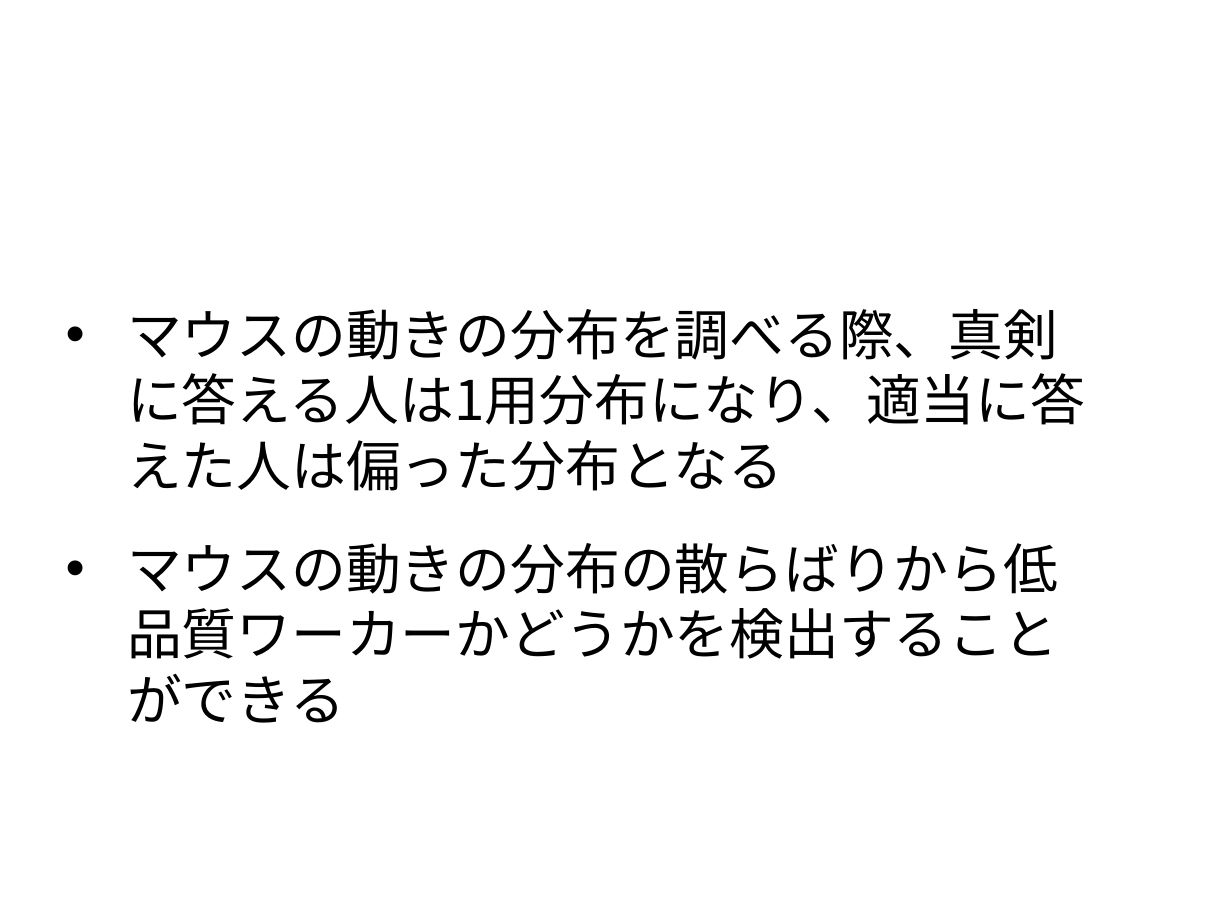
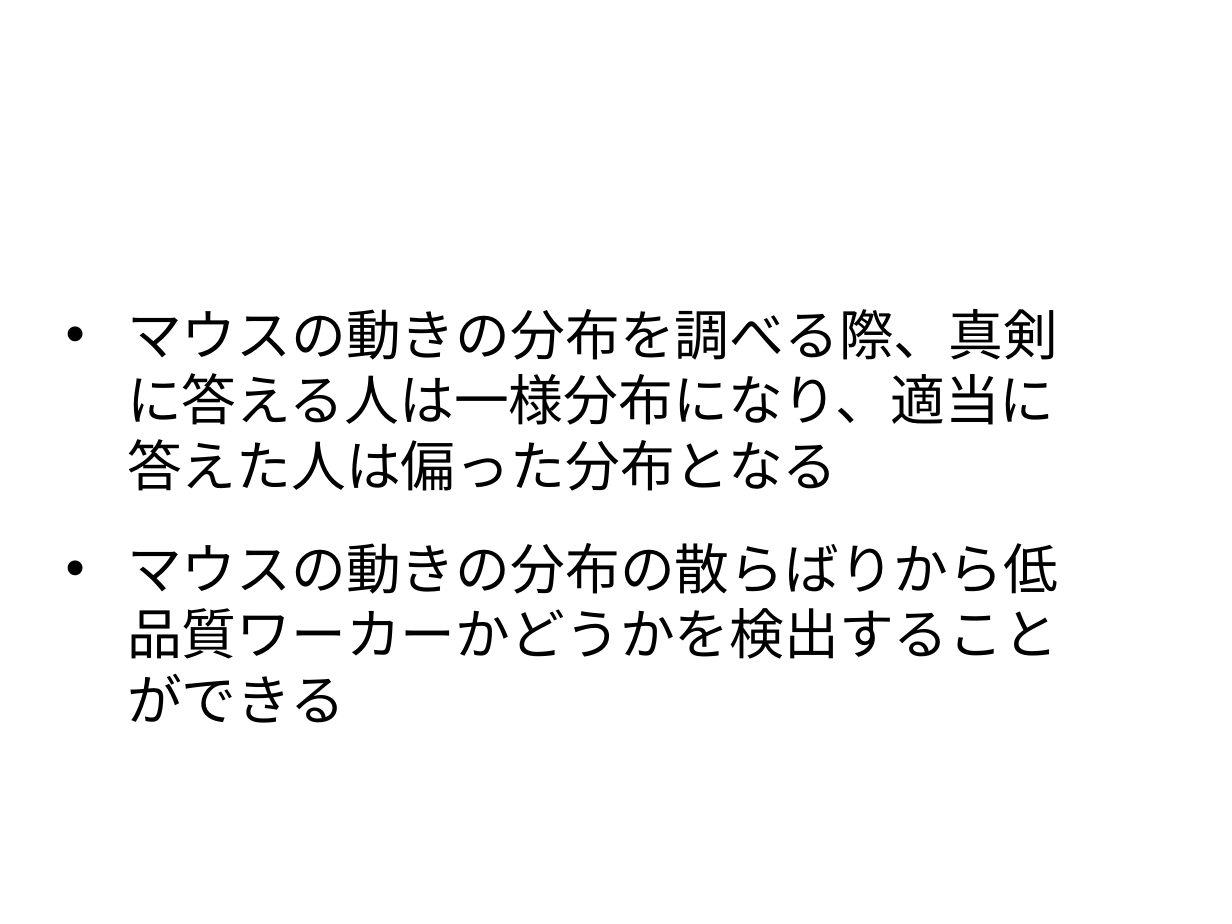
Before and after one commit to tomoya-mikami/task2, a slide deck: slide 11 of slide/presentation.pptx. Drawn at 1232x924 pixels with LibreOffice and Linux fonts; fonts in the diff are those of the drawing; background and template pictures are left out. Boxes give left, top, right and bottom in pixels: in the first picture for what was removed or moved away, otherwise in the second. Text is boxed around its words. In the diff, an @@ line names an element or a change of style, - is before the commit and + after.

```diff
--- a/slide/presentation.pptx
+++ b/slide/presentation.pptx
@@ text at <box>127,309,1058,491</box>: text changed @@
-• マウスの動きの分布を調べる際、真剣に答える人は1用分布になり、適当に答えた人は偏った分布となる
+• マウスの動きの分布を調べる際、真剣に答える人は一様分布になり、適当に答えた人は偏った分布となる
```
Also in this commit, not shown: 7 other slides changed, 6 slides added, 5 other files.
